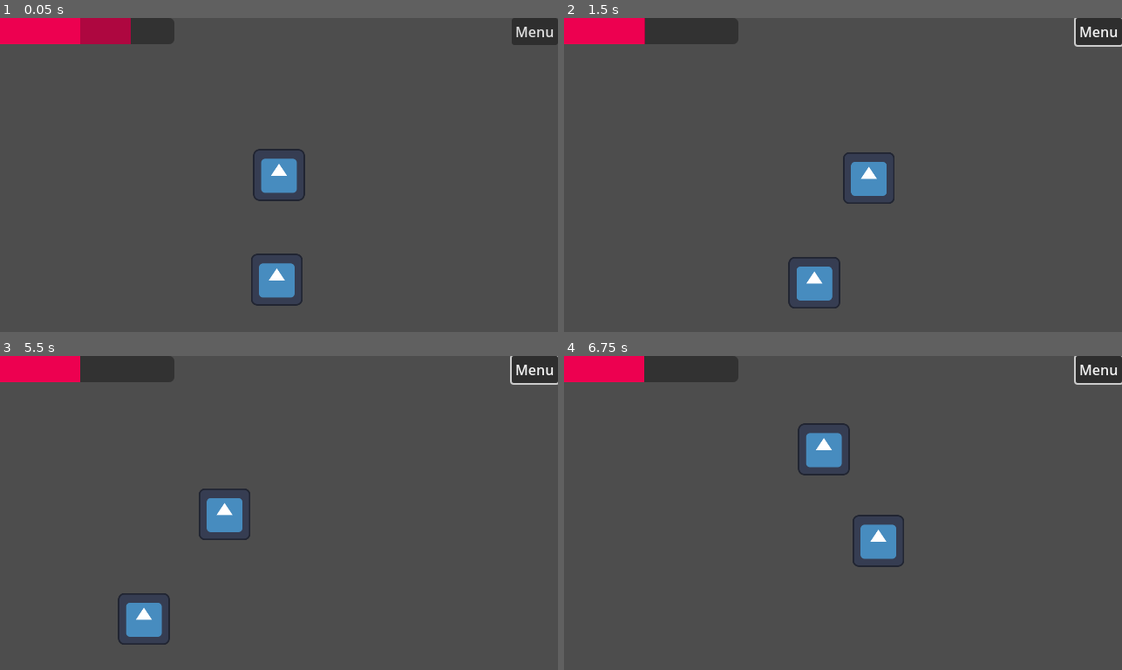
Above: before the commit, frames 1-4 (two rows, left to right).
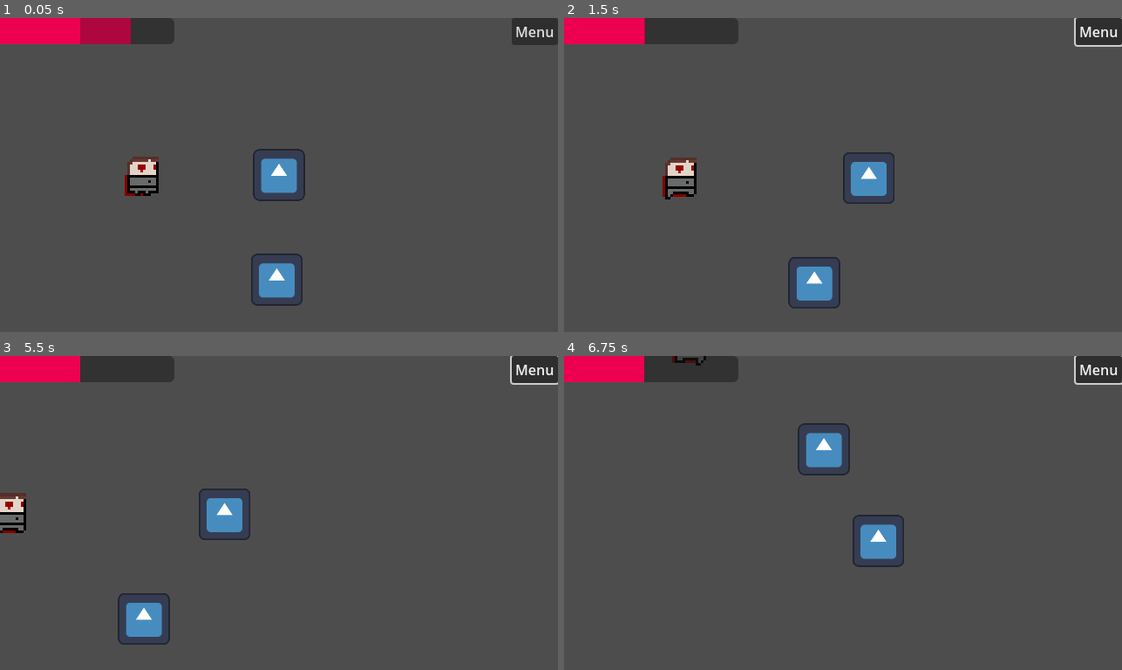
Above: after the commit, the same moments.

Repository: TheRubeThing/LudumDate54
Game: Godot game, scene res://Assets/Levels/sams_world.tscn
The game is run twice, just before and just after one commit, with the same random seed, the same clock (stepped at 60 frames per second) and the same inputs. The engine's default icon, where the game draws it, is replaced by a stand-in: a white triangle on a blue panel in a dark square.
Inputs (mouse positions are in pixels of both pictures, inside the frame that each line leads up to):
- Up to frame 1 (0.05 s): no input
- Up to frame 2 (1.5 s): click "Menu" at 0.5 s; move the mouse to (965, 159) at 1.27 s; hold D (D_right) from 1.28 s (still down); click (965, 159) at 1.35 s
- Up to frame 3 (5.5 s): move the mouse to (167, 528) at 2.02 s; release D (D_right) at 2.03 s; hold S (S_down) 2.03-2.78 s; click (167, 528) at 2.1 s; move the mouse to (334, 443) at 2.77 s; hold D (D_right) 2.78-3.53 s; click (334, 443) at 2.85 s; move the mouse to (251, 575) at 3.52 s; hold W (W_up) 3.53-4.28 s; click (251, 575) at 3.6 s; move the mouse to (446, 560) at 4.27 s; hold A (A_left) from 4.28 s (still down); click (446, 560) at 4.35 s; move the mouse to (111, 465) at 5.02 s; click (111, 465) at 5.1 s
- Up to frame 4 (6.75 s): move the mouse to (870, 513) at 5.77 s; release A (A_left) at 5.78 s; hold S (S_down) 5.78-6.53 s; click (870, 513) at 5.85 s; move the mouse to (759, 434) at 6.52 s; hold D (D_right) from 6.53 s (still down); click (759, 434) at 6.6 s

The runs differ from the first frame. In frame 1, 0.7% of the frame differs, in the area x 22-29%, y 44-57%; in frame 2, 0.7%, in the area x 17-24%, y 44-58%; in frame 3, 0.6%; in frame 4, less than 0.1%.

Commit message:
f:Health n stuff

Diff:
--- a/Assets/Enteties/enemy.tscn
+++ b/Assets/Enteties/enemy.tscn
@@ -7,8 +7,7 @@
 
 [sub_resource type="RectangleShape2D" id="RectangleShape2D_3dene"]
 
-[sub_resource type="CircleShape2D" id="CircleShape2D_ljv60"]
-radius = 385.469
+[sub_resource type="RectangleShape2D" id="RectangleShape2D_8l2t1"]
 
 [sub_resource type="AtlasTexture" id="AtlasTexture_wi283"]
 atlas = ExtResource("4_e676d")
@@ -66,7 +65,7 @@
 script = ExtResource("4_enc4k")
 
 [node name="CollisionShape2D" type="CollisionShape2D" parent="DetectionRange"]
-shape = SubResource("CircleShape2D_ljv60")
+shape = SubResource("RectangleShape2D_8l2t1")
 
 [node name="Sprite" type="AnimatedSprite2D" parent="."]
 texture_filter = 1
--- /dev/null
+++ b/Assets/Enteties/hud.tscn
@@ -0,0 +1,45 @@
+[gd_scene load_steps=7 format=3 uid="uid://dtdhhl65s5qid"]
+
+[ext_resource type="Script" path="res://Assets/Scripts/HUD.gd" id="1_1ykgf"]
+[ext_resource type="Theme" uid="uid://dugp6bbi0wp31" path="res://Themes/HealthBar.tres" id="2_5cy2c"]
+[ext_resource type="Script" path="res://Assets/Scripts/HealthBar.gd" id="3_cvewk"]
+[ext_resource type="Script" path="res://Assets/Scripts/Resources/PlayerHealth.gd" id="4_50dly"]
+
+[sub_resource type="Resource" id="Resource_7dxbc"]
+resource_name = "PlayerHealth"
+script = ExtResource("4_50dly")
+max_health = 100
+
+[sub_resource type="Theme" id="Theme_pbdts"]
+
+[node name="HUD" type="CanvasLayer"]
+script = ExtResource("1_1ykgf")
+
+[node name="Menu" type="Button" parent="."]
+anchors_preset = 1
+anchor_left = 1.0
+anchor_right = 1.0
+offset_left = -53.0
+offset_bottom = 31.0
+grow_horizontal = 0
+text = "Menu"
+
+[node name="UIHealthBar" type="ProgressBar" parent="."]
+offset_right = 200.0
+offset_bottom = 30.0
+tooltip_text = "Health"
+theme = ExtResource("2_5cy2c")
+value = 46.0
+show_percentage = false
+script = ExtResource("3_cvewk")
+diffSpeed = 300
+player_health = SubResource("Resource_7dxbc")
+
+[node name="DiffBar" type="ProgressBar" parent="UIHealthBar"]
+show_behind_parent = true
+layout_mode = 0
+offset_right = 200.0
+offset_bottom = 30.0
+theme = SubResource("Theme_pbdts")
+value = 80.0
+show_percentage = false
--- a/Assets/Enteties/player.tscn
+++ b/Assets/Enteties/player.tscn
@@ -1,16 +1,39 @@
-[gd_scene load_steps=4 format=3 uid="uid://cotx6ag8y33tm"]
+[gd_scene load_steps=8 format=3 uid="uid://cotx6ag8y33tm"]
 
-[ext_resource type="Script" path="res://Player.gd" id="1_b2sxo"]
+[ext_resource type="Script" path="res://Assets/Scripts/Player.gd" id="1_b2sxo"]
 [ext_resource type="Texture2D" uid="uid://cow6yghmik1cp" path="res://icon.svg" id="2_0fl32"]
+[ext_resource type="Script" path="res://Assets/Scripts/Resources/PlayerHealth.gd" id="2_gvmg3"]
+[ext_resource type="Script" path="res://Assets/Scripts/HitBox.gd" id="4_4ockk"]
 
-[sub_resource type="RectangleShape2D" id="RectangleShape2D_jhmhf"]
+[sub_resource type="Resource" id="Resource_7dxbc"]
+resource_name = "PlayerHealth"
+script = ExtResource("2_gvmg3")
+max_health = 100
+
+[sub_resource type="CircleShape2D" id="CircleShape2D_vyy7x"]
+radius = 6.0
+
+[sub_resource type="RectangleShape2D" id="RectangleShape2D_1ig5c"]
 
 [node name="Player" type="CharacterBody2D" groups=["PLAYER"]]
 script = ExtResource("1_b2sxo")
+health = SubResource("Resource_7dxbc")
+push_back_factor = 100
 
 [node name="CollisionBox" type="CollisionShape2D" parent="."]
-shape = SubResource("RectangleShape2D_jhmhf")
+shape = SubResource("CircleShape2D_vyy7x")
 
 [node name="Sprite" type="Sprite2D" parent="."]
 scale = Vector2(0.155, 0.155)
 texture = ExtResource("2_0fl32")
+
+[node name="PlayerHitBox" type="Area2D" parent="."]
+visible = false
+script = ExtResource("4_4ockk")
+group = 1
+
+[node name="HitBoxCollision" type="CollisionShape2D" parent="PlayerHitBox"]
+shape = SubResource("RectangleShape2D_1ig5c")
+
+[connection signal="body_entered" from="PlayerHitBox" to="PlayerHitBox" method="_on_body_entered"]
+[connection signal="hit" from="PlayerHitBox" to="." method="_on_player_hit_box_hit"]
--- a/Assets/Levels/sams_world.tscn
+++ b/Assets/Levels/sams_world.tscn
@@ -1,16 +1,11 @@
-[gd_scene load_steps=10 format=3 uid="uid://dg8ofda7j8hvd"]
+[gd_scene load_steps=7 format=3 uid="uid://dg8ofda7j8hvd"]
 
 [ext_resource type="Script" path="res://Assets/Scripts/GameController.gd" id="1_inwsr"]
 [ext_resource type="Texture2D" uid="uid://cow6yghmik1cp" path="res://icon.svg" id="2_sn03u"]
-[ext_resource type="Script" path="res://Assets/Scripts/Player.gd" id="3_a0dcg"]
+[ext_resource type="PackedScene" uid="uid://cotx6ag8y33tm" path="res://Assets/Enteties/player.tscn" id="4_8cwlp"]
 [ext_resource type="PackedScene" uid="uid://b0wi6s3vqqspx" path="res://Assets/player_camera.tscn" id="4_jdbr8"]
-[ext_resource type="Script" path="res://Assets/Scripts/HUD.gd" id="5_apiii"]
-[ext_resource type="Theme" uid="uid://dugp6bbi0wp31" path="res://Themes/HealthBar.tres" id="6_ix2rc"]
-[ext_resource type="Script" path="res://Assets/Scripts/HealthBar.gd" id="7_d054v"]
-
-[sub_resource type="RectangleShape2D" id="RectangleShape2D_jhmhf"]
-
-[sub_resource type="Theme" id="Theme_pbdts"]
+[ext_resource type="PackedScene" uid="uid://ca5umakj6jbdd" path="res://Assets/Enteties/enemy.tscn" id="5_6vyxh"]
+[ext_resource type="PackedScene" uid="uid://dtdhhl65s5qid" path="res://Assets/Enteties/hud.tscn" id="6_8kmif"]
 
 [node name="GameWorld" type="Node2D"]
 script = ExtResource("1_inwsr")
@@ -20,50 +15,15 @@
 scale = Vector2(0.155, 0.155)
 texture = ExtResource("2_sn03u")
 
-[node name="Player" type="CharacterBody2D" parent="."]
-script = ExtResource("3_a0dcg")
-
-[node name="CollisionBox" type="CollisionShape2D" parent="Player"]
-shape = SubResource("RectangleShape2D_jhmhf")
-
-[node name="Sprite" type="Sprite2D" parent="Player"]
-scale = Vector2(0.155, 0.155)
-texture = ExtResource("2_sn03u")
-
 [node name="PlayerCamera" parent="." node_paths=PackedStringArray("player_target") instance=ExtResource("4_jdbr8")]
 player_target = NodePath("../Player")
 mouse_diff = 5
 
-[node name="HUD" type="CanvasLayer" parent="."]
-script = ExtResource("5_apiii")
+[node name="Player" parent="." instance=ExtResource("4_8cwlp")]
 
-[node name="Menu" type="Button" parent="HUD"]
-anchors_preset = 1
-anchor_left = 1.0
-anchor_right = 1.0
-offset_left = -53.0
-offset_bottom = 31.0
-grow_horizontal = 0
-text = "Menu"
+[node name="Enemy" parent="." instance=ExtResource("5_6vyxh")]
+position = Vector2(-52, 0)
 
-[node name="UIHealthBar" type="ProgressBar" parent="HUD"]
-offset_right = 200.0
-offset_bottom = 30.0
-tooltip_text = "Health"
-theme = ExtResource("6_ix2rc")
-value = 46.0
-show_percentage = false
-script = ExtResource("7_d054v")
-diffSpeed = 300
-
-[node name="DiffBar" type="ProgressBar" parent="HUD/UIHealthBar"]
-show_behind_parent = true
-layout_mode = 0
-offset_right = 200.0
-offset_bottom = 30.0
-theme = SubResource("Theme_pbdts")
-value = 80.0
-show_percentage = false
+[node name="HUD" parent="." instance=ExtResource("6_8kmif")]
 
 [connection signal="change_player_health" from="." to="PlayerCamera" method="_on_game_world_change_player_health"]
-[connection signal="change_player_health" from="." to="HUD/UIHealthBar" method="_on_game_world_change_player_health"]
--- a/Assets/Scripts/HealthBar.gd
+++ b/Assets/Scripts/HealthBar.gd
@@ -1,11 +1,13 @@
 extends ProgressBar
 
-@export var source : Node2D
 @export var diffSpeed : int
+@export var player_health : Resource
+
 
 # Called when the node enters the scene tree for the first time.
 func _ready():
-	pass
+	if player_health:
+		player_health.connect("damage_taken", _on_damage_taken)
 
 
 # Called every frame. 'delta' is the elapsed time since the previous frame.
@@ -17,5 +19,5 @@
 		$DiffBar.value = value
 
 
-func _on_game_world_change_player_health(newVal):
-	value += newVal
+func _on_damage_taken(amount):
+	value -= amount
--- /dev/null
+++ b/Assets/Scripts/HitBox.gd
@@ -0,0 +1,13 @@
+extends Area2D
+
+signal hit
+
+enum groups { ENEMIES, PLAYER }
+@export var group : groups
+
+
+func _on_body_entered(body):
+	if body.is_in_group("PROJECTILES") || (group == groups.PLAYER && body.is_in_group("ENEMIES")):
+		var dmg = body.dmg
+		var dmg_pos = body.position
+		emit_signal("hit", dmg, dmg_pos)
--- a/Assets/Scripts/Player.gd
+++ b/Assets/Scripts/Player.gd
@@ -1,5 +1,7 @@
 extends CharacterBody2D
 
+@export var health: Resource
+@export var push_back_factor: int
 
 const SPEED = 100.0
 
@@ -17,3 +19,14 @@
 		velocity.y = move_toward(velocity.y, 0, SPEED)
 
 	move_and_slide()
+
+
+func _recoil(dir, amount):
+	print(dir)
+	position += dir * amount * push_back_factor / 100
+
+
+func _on_player_hit_box_hit(dmg, dmg_pos):
+	health.take_damage(dmg)
+	var recoil_dir = (position - dmg_pos).normalized()
+	_recoil(recoil_dir, dmg)
--- /dev/null
+++ b/Assets/Scripts/Resources/PlayerHealth.gd
@@ -0,0 +1,27 @@
+extends Resource
+class_name PlayerHealth
+
+signal damage_taken
+signal healed
+signal player_dead
+
+@export var max_health: int = 100
+
+var current_health : int = 100
+
+func reset():
+	current_health = max_health
+
+
+func take_damage(amount):
+	current_health = max(current_health - amount, 0)
+	print(current_health)
+	if current_health == 0:
+		emit_signal("player_dead")
+	else:
+		emit_signal("damage_taken", amount)
+
+
+func heal(amount):
+	current_health = min(current_health + amount, max_health)
+	emit_signal("healed", amount)
--- /dev/null
+++ b/Assets/Scripts/Resources/PlayerHealth.tres
@@ -0,0 +1,7 @@
+[gd_resource type="Resource" script_class="PlayerHealth" load_steps=2 format=3 uid="uid://k23ph1bv4kgc"]
+
+[ext_resource type="Script" path="res://Assets/Scripts/Resources/PlayerHealth.gd" id="1_sn2sx"]
+
+[resource]
+script = ExtResource("1_sn2sx")
+max_health = 100
--- a/Assets/Scripts/enemy.gd
+++ b/Assets/Scripts/enemy.gd
@@ -1,6 +1,7 @@
 extends CharacterBody2D
 
-@export var movement_speed: float = 15
+@export var movement_speed: float = 100
+@export var dmg: int = 10
 
 var brain: BaseBrain
 var flipped_sprite: bool
